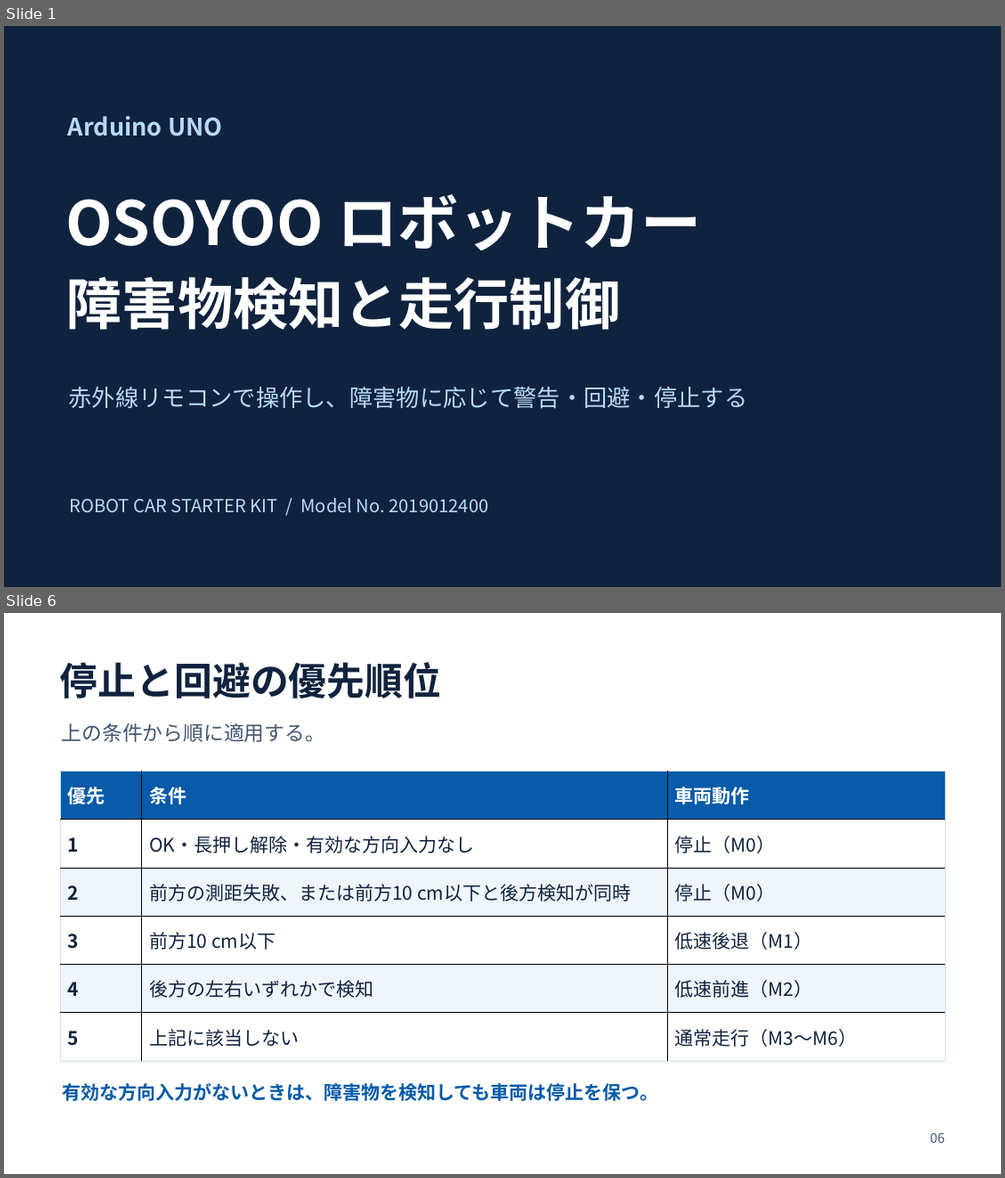
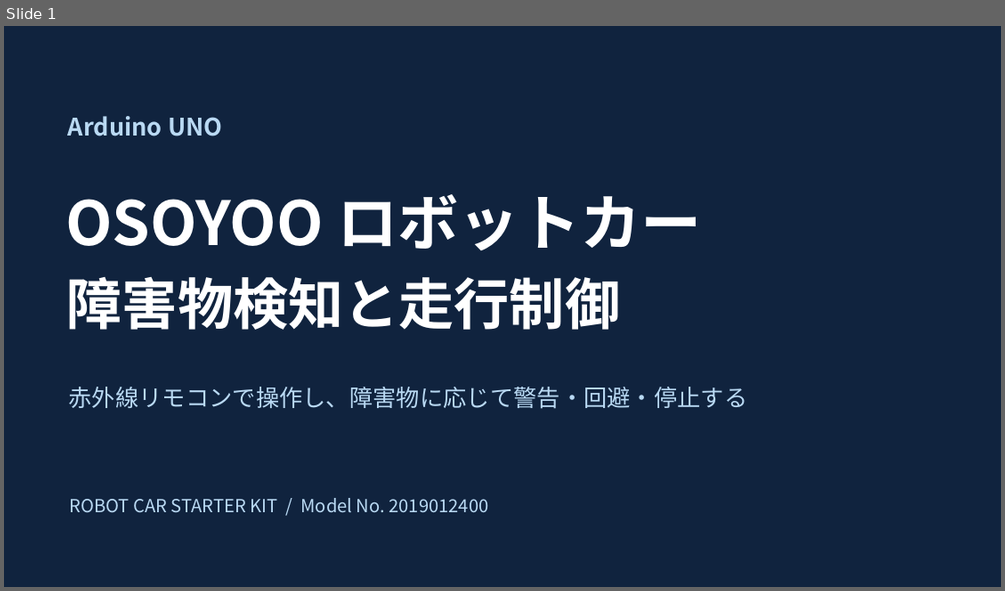
Before and after one commit to aaa1550/-, a slide deck: docs/files/OSOYOO_robot_car_presentation.pptx. Shown one above the other, each under a label of ours: slides 1 and 6 before the commit, slide 1 after it; the slides between them are not shown. The pictures are 1005x1178 and 1005x591 pixels, drawn with LibreOffice and Linux fonts; fonts in the diff are those of the drawing. Boxes give left, top, right and bottom in pixels: in the first picture for what was removed or moved away, otherwise in the second. Text is boxed around its words. In the diff, an @@ line names an element or a change of style, - is before the commit and + after.

```diff
--- a/docs/files/OSOYOO_robot_car_presentation.pptx
+++ b/docs/files/OSOYOO_robot_car_presentation.pptx
@@ slide 6 removed at <box>4,613,1001,1174</box>, background #FFFFFF @@
@@ text removed at <box>60,662,441,698</box> @@
-停止と回避の優先順位
@@ text removed at <box>62,723,325,742</box> @@
-上の条件から順に適用する。
@@ table removed at <box>60,771,945,1061</box>, 6 rows, 3 columns @@
-優先 | 条件 | 車両動作
-1 | OK・長押し解除・有効な方向入力なし | 停止（M0）
-2 | 前方の測距失敗、または前方10 cm以下と後方検知が同時 | 停止（M0）
-3 | 前方10 cm以下 | 低速後退（M1）
-4 | 後方の左右いずれかで検知 | 低速前進（M2）
-5 | 上記に該当しない | 通常走行（M3〜M6）
@@ text removed at <box>63,1083,658,1101</box> @@
-有効な方向入力がないときは、障害物を検知しても車両は停止を保つ。
@@ text removed at <box>930,1133,945,1143</box> @@
-06
```
Also in this commit, not shown: 3 slides changed, 5 slides added, 6 other slides removed, 1 other file.
